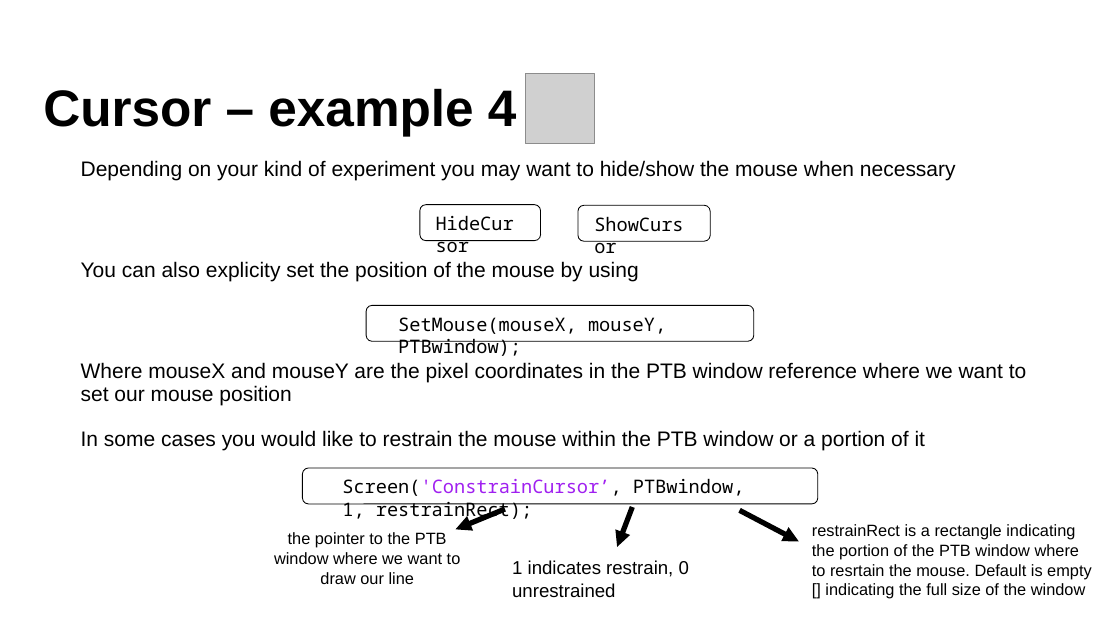
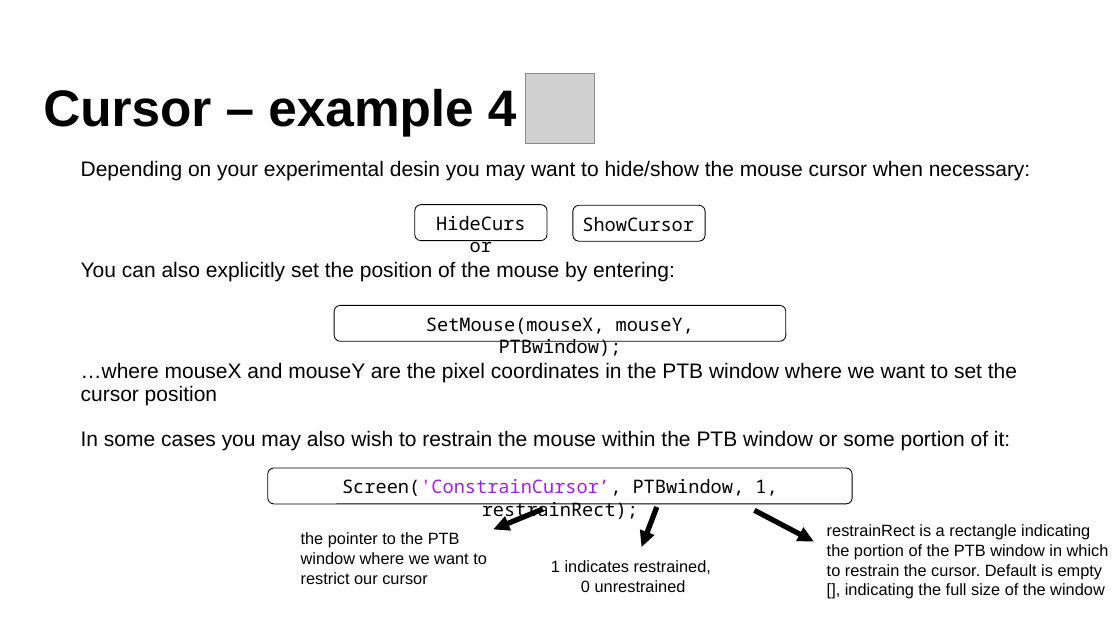
Before and after one commit to Lenakeiz/MatlabPTBExercise, a slide deck: slide 6 of PTB_Lecture2.pptx. Drawn at 1120x630 pixels with LibreOffice and Linux fonts; fonts in the diff are those of the drawing; grey boxes stand for pictures; background and template pictures are left out. Boxes give left, top, right and bottom in pixels: in the first picture for what was removed or moved away, otherwise in the second. Text is boxed around its words. In the diff, an @@ line names an element or a change of style, - is before the commit and + after.

```diff
--- a/PTB_Lecture2.pptx
+++ b/PTB_Lecture2.pptx
@@ text at box(81, 160, 1030, 181): text changed @@
-Depending on your kind of experiment you may want to hide/show the mouse when necessary
+Depending on your experimental desin you may want to hide/show the mouse cursor when necessary:
@@ rounded rectangle: place and size @@
-rounded rectangle at box(420, 205, 541, 241)
+rounded rectangle at box(415, 205, 547, 241)
@@ alignment left to centre in 4 elements at box(423, 208, 539, 239), box(426, 317, 694, 356), box(342, 478, 777, 521), box(582, 216, 694, 232) @@
@@ text "ShowCursor": place and size @@
-text "ShowCursor" at box(586, 208, 702, 262)
+text "ShowCursor" at box(582, 216, 694, 232)
@@ rounded rectangle: place and size @@
-rounded rectangle at box(578, 205, 710, 241)
+rounded rectangle at box(573, 205, 705, 241)
@@ text at box(81, 261, 675, 282): text changed @@
-You can also explicity set the position of the mouse by using
+You can also explicitly set the position of the mouse by entering:
@@ rounded rectangle: place and size @@
-rounded rectangle at box(366, 305, 755, 341)
+rounded rectangle at box(334, 305, 786, 341)
@@ text "SetMouse(mouseX, mouseY, PTBwindow);": place and size @@
-text "SetMouse(mouseX, mouseY, PTBwindow);" at box(398, 317, 666, 356)
+text "SetMouse(mouseX, mouseY, PTBwindow);" at box(426, 317, 694, 356)
@@ text at box(81, 362, 1017, 451): text changed @@
-Where mouseX and mouseY are the pixel coordinates in the PTB window reference where we want to set our mouse position
-In some cases you would like to restrain the mouse within the PTB window or a portion of it
+…where mouseX and mouseY are the pixel coordinates in the PTB window where we want to set the cursor position
+In some cases you may also wish to restrain the mouse within the PTB window or some portion of it:
@@ rounded rectangle: place and size @@
-rounded rectangle at box(302, 468, 818, 504)
+rounded rectangle at box(268, 468, 853, 504)
@@ arrow moved from (505, 509) - (455, 529) to (543, 509) - (493, 529) @@
@@ arrow moved from (633, 507) - (618, 547) to (657, 507) - (642, 547) @@
@@ text at box(301, 532, 487, 584): text changed @@
-the pointer to the PTB window where we want to draw our line
+the pointer to the PTB window where we want to restrict our cursor
@@ arrow moved from (739, 511) - (799, 542) to (755, 511) - (814, 542) @@
@@ text at box(827, 524, 1109, 599): text changed @@
-restrainRect is a rectangle indicating the portion of the PTB window where to resrtain the mouse. Default is empty [] indicating the full size of the window
+restrainRect is a rectangle indicating the portion of the PTB window in which to restrain the cursor. Default is empty [], indicating the full size of the window
@@ text at box(551, 560, 711, 592): text changed; size 16 to 14 pt @@
-1 indicates restrain, 0 unrestrained
+1 indicates restrained,
+0 unrestrained
```
Also in this commit, not shown: 15 other slides changed, 1 other file.
